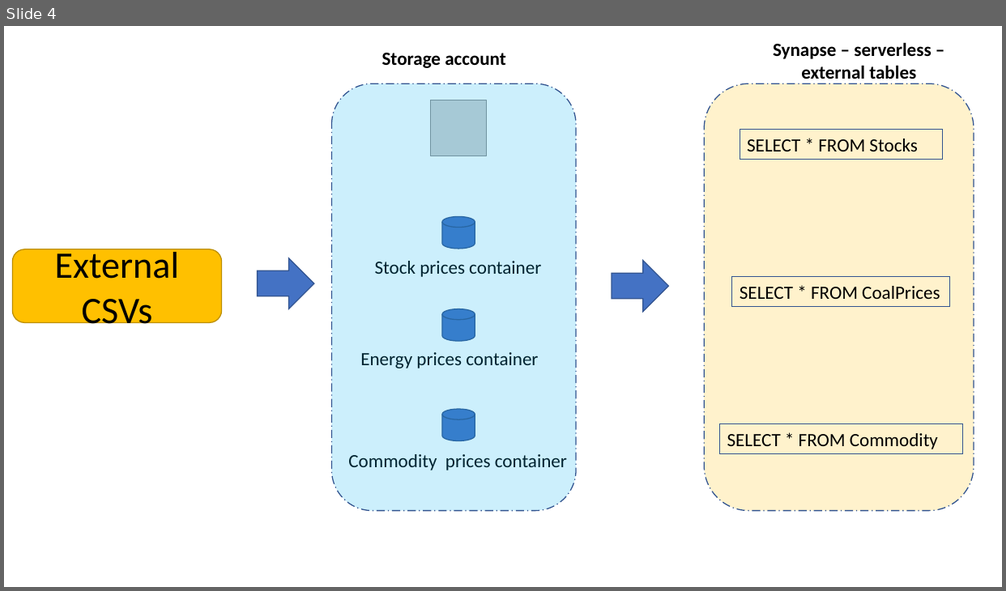
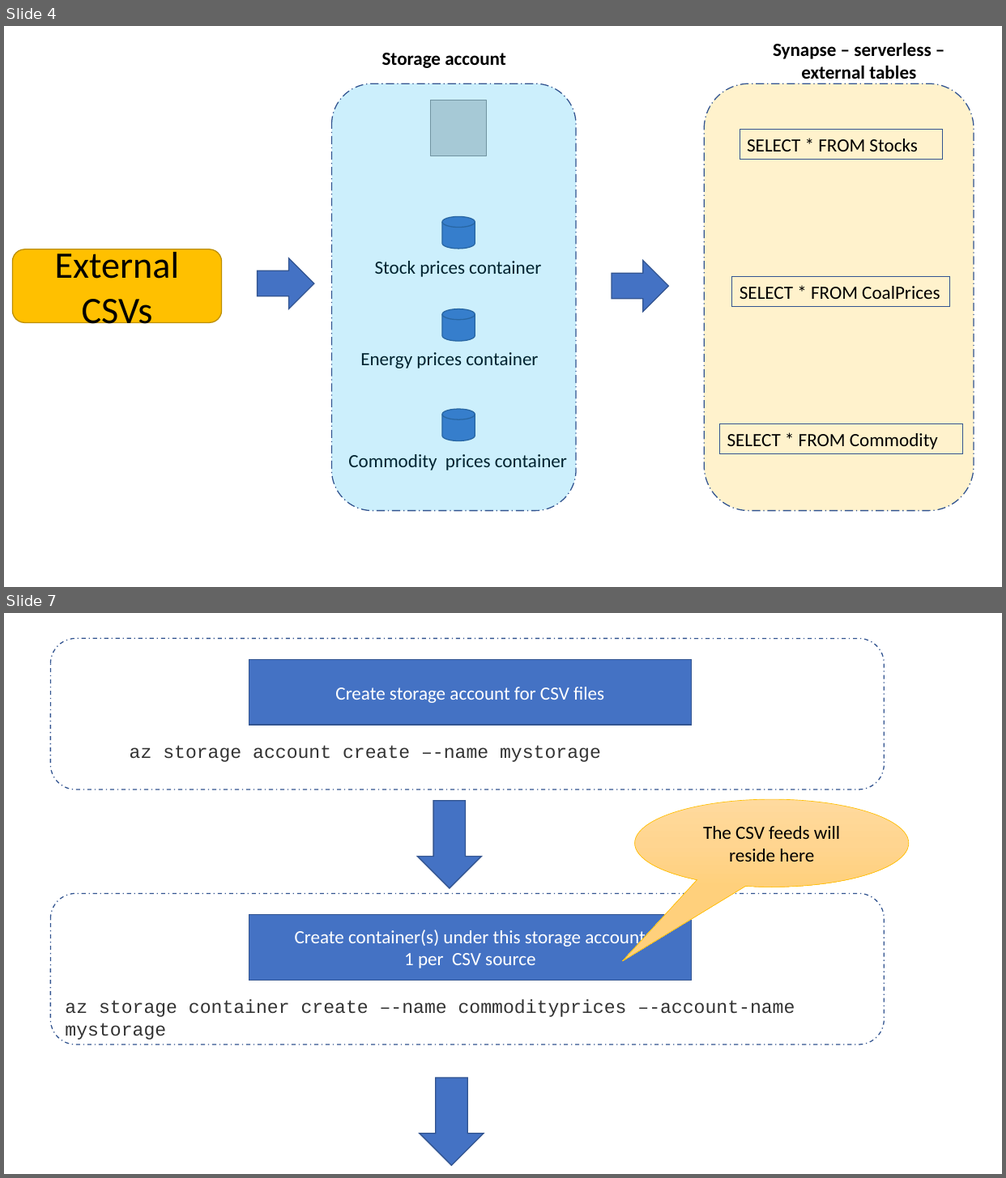
Before and after one commit to sdg002/AzureTrials, a slide deck: synapse-sqlviews-integrationtesting/docs/Synapse-Presentation1.pptx. Shown one above the other, each under a label of ours: slide 4 before the commit, slides 4 and 7 after it; the slides between them are not shown. The pictures are 1006x591 and 1006x1178 pixels, drawn with LibreOffice and Linux fonts; fonts in the diff are those of the drawing; grey boxes stand for pictures. Boxes give left, top, right and bottom in pixels: in the first picture for what was removed or moved away, otherwise in the second. Text is boxed around its words. In the diff, an @@ line names an element or a change of style, - is before the commit and + after.

```diff
--- a/synapse-sqlviews-integrationtesting/docs/Synapse-Presentation1.pptx
+++ b/synapse-sqlviews-integrationtesting/docs/Synapse-Presentation1.pptx
@@ slide 7 added at (4,613,1002,1174), background #FFFFFF @@
@@ rounded rectangle added at (50,638,884,790), outline #325491 1 pt dashed @@
@@ rectangle added at (249,659,691,725), fill #4472C4, outline #325491 1 pt, 18 pt, text #FFFFFF @@
+Create storage account for CSV files
@@ text added at (130,745,601,762), 18 pt, text #333333 @@
+az storage account create –-name mystorage
@@ down arrow added at (417,801,481,888), fill #4472C4, outline #325491 1 pt @@
@@ speech bubble added at (635,799,909,887), fill gradient #FFDB9E to #FFD590 to #FFD07C, outline #FFC000 0.5 pt, 18 pt, text #000000 @@
+The CSV feeds will reside here
@@ rounded rectangle added at (50,894,884,1045), outline #325491 1 pt dashed @@
@@ rectangle added at (249,914,691,980), fill #4472C4, outline #325491 1 pt, 18 pt, text #FFFFFF @@
+Create container(s) under this storage account
+1 per CSV source
@@ text added at (65,1000,795,1040), 18 pt, text #333333 @@
+az storage container create –-name commodityprices –-account-name mystorage
@@ down arrow added at (420,1078,484,1165), fill #4472C4, outline #325491 1 pt @@
```
Also in this commit, not shown: 7 other slides added, 9 other files.
